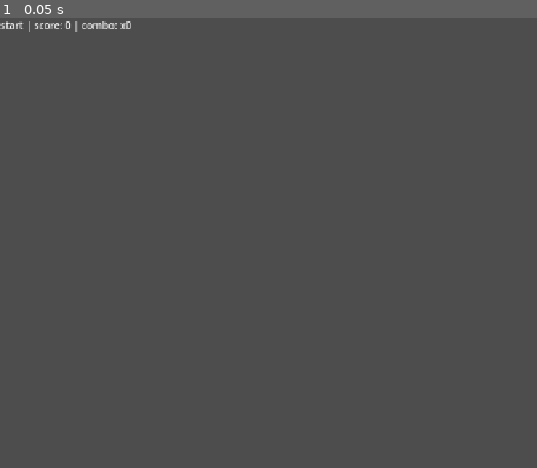
Above: before the commit, frame 1.
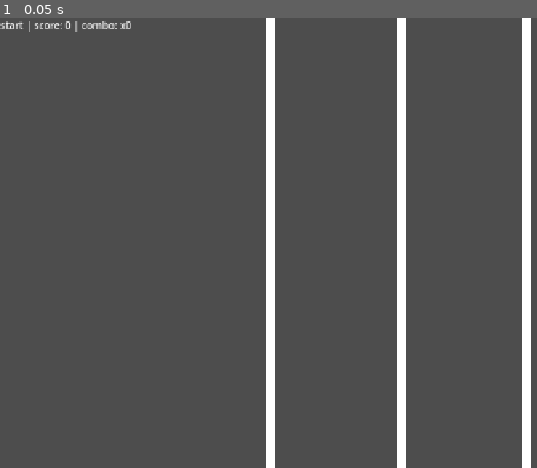
Above: after the commit, the same moment.

Repository: kocio07/rhytm-game
Game: Godot game, scene res://sceny/main.tscn
Two runs of this game, one before a commit and one after it. Both use one fixed random seed, a clock stepped at 60 frames per second and the inputs below. Sound files missing from this copy of the repository are replaced by a short silence.
Inputs:
- Up to frame 1 (0.05 s): no input

The runs differ from the first frame. In frame 1, 5.0% of the frame differs, in the area x 49-99%, y 0-100%.

Commit message:
added lines

Diff:
--- a/rhytmgame/sceny/main.tscn
+++ b/rhytmgame/sceny/main.tscn
@@ -254,3 +254,18 @@
 [node name="ScoreLabel" type="Label" parent="CanvasLayer" unique_id=908717537]
 offset_right = 40.0
 offset_bottom = 23.0
+
+[node name="ColorRect" type="ColorRect" parent="." unique_id=1208544102]
+offset_left = 424.0
+offset_right = 440.0
+offset_bottom = 720.0
+
+[node name="ColorRect2" type="ColorRect" parent="." unique_id=1809507075]
+offset_left = 834.0
+offset_right = 850.0
+offset_bottom = 720.0
+
+[node name="ColorRect3" type="ColorRect" parent="." unique_id=984324199]
+offset_left = 634.0
+offset_right = 650.0
+offset_bottom = 720.0
